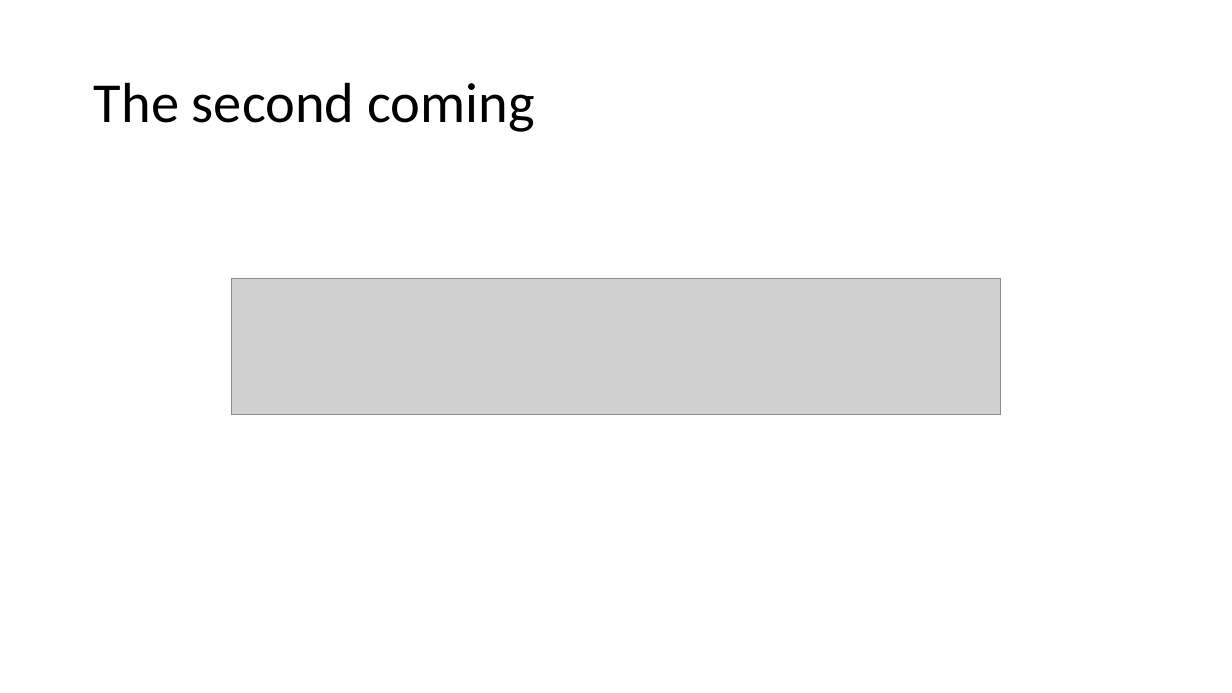
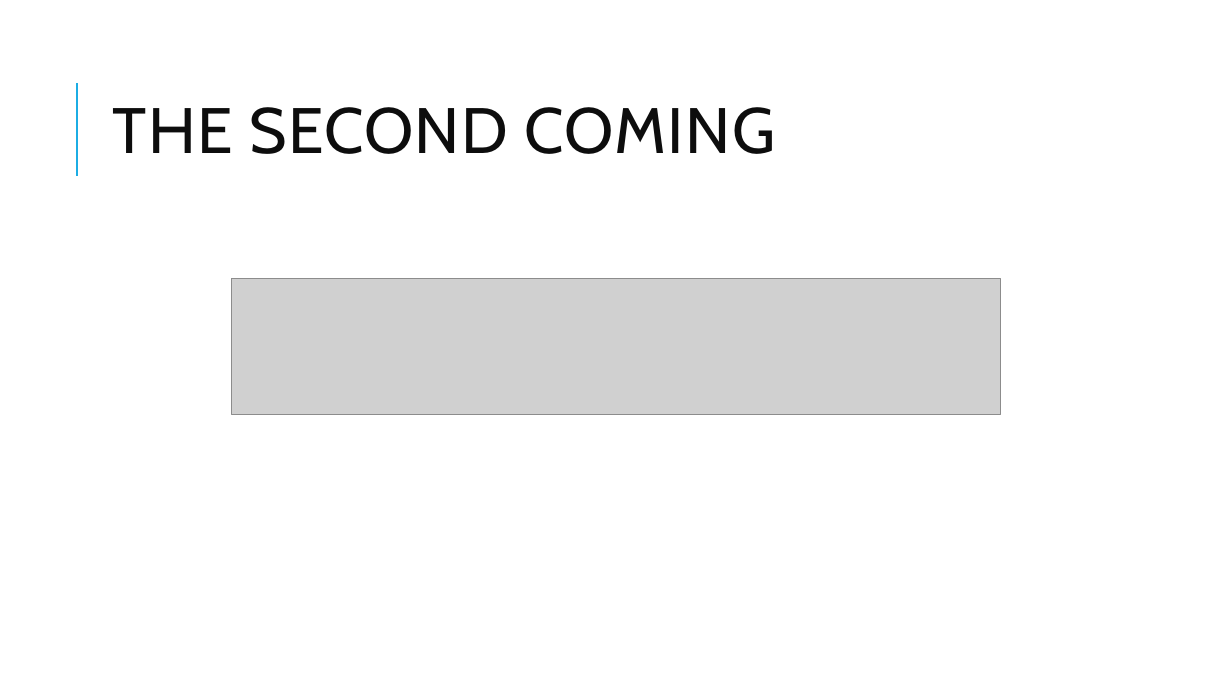
Before and after one commit to clivetong/Talks, a slide deck: slide 4 of EnCForTheWin/HotReloadAndEditAndContinue.pptx. Drawn at 1232x693 pixels with LibreOffice and Linux fonts; fonts in the diff are those of the drawing; grey boxes stand for pictures. Boxes give left, top, right and bottom in pixels: in the first picture for what was removed or moved away, otherwise in the second. Text is boxed around its words. In the diff, an @@ line names an element or a change of style, - is before the commit and + after.

```diff
--- a/EnCForTheWin/HotReloadAndEditAndContinue.pptx
+++ b/EnCForTheWin/HotReloadAndEditAndContinue.pptx
@@ line added from (77, 176) to (77, 83), #1CADE4 1.5 pt @@
@@ title at box(113, 107, 775, 154): text changed; size 44 to 50 pt; font Calibri to Cabin; text colour #000000 to #0D0D0D @@
-The second coming
+THE SECOND COMING
```
Also in this commit, not shown: 13 other slides changed.
